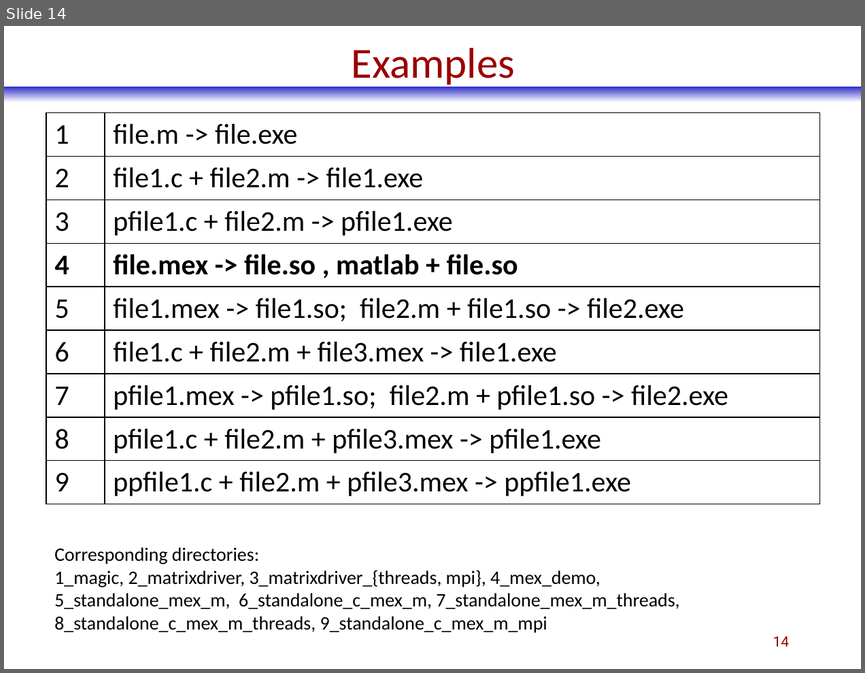
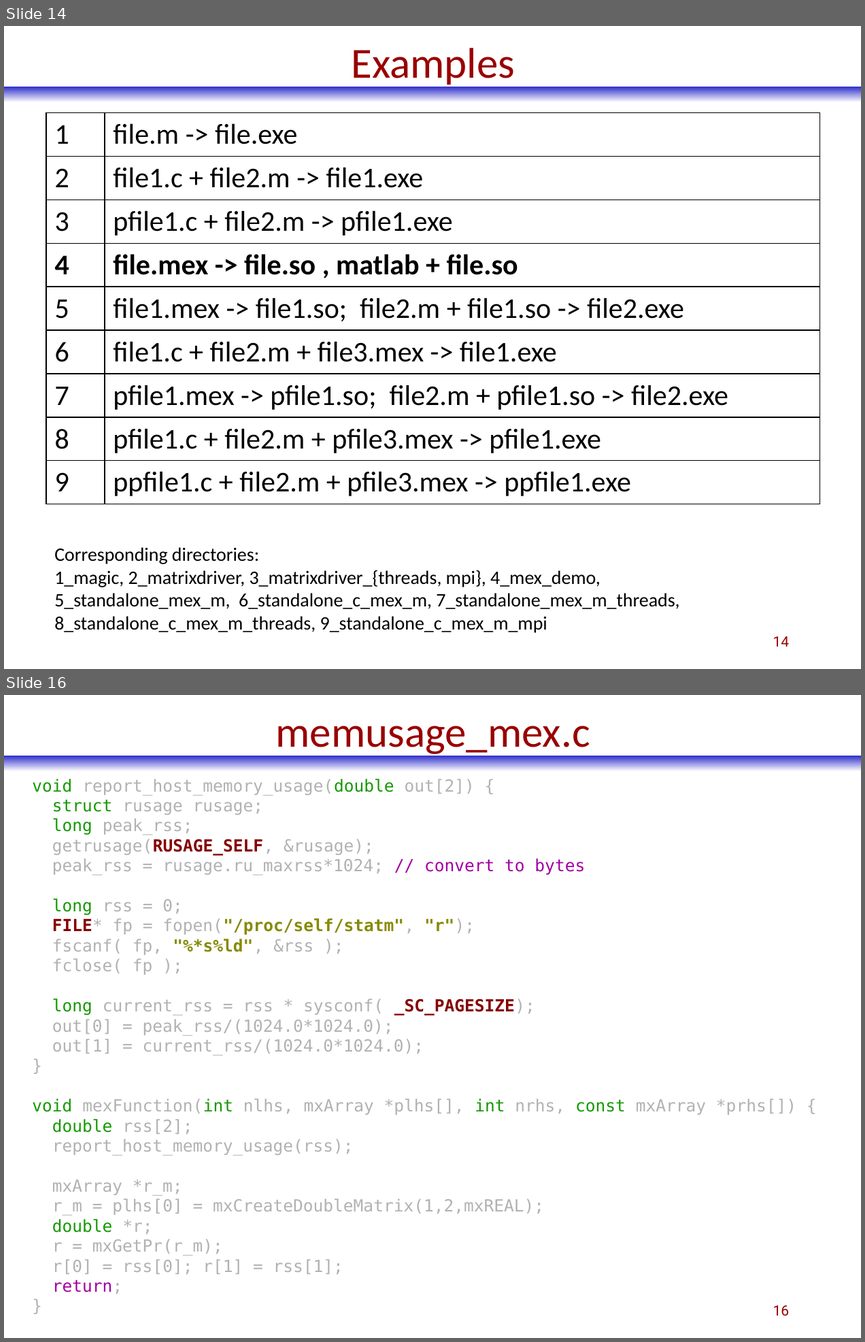
Before and after one commit to phadjido/matlab_compiler, a slide deck: ppt/EY.MatlabCompiler.pptx. Shown one above the other, each under a label of ours: slide 14 before the commit, slides 14 and 16 after it; the slides between them are not shown. The pictures are 865x673 and 865x1342 pixels, drawn with LibreOffice and Linux fonts; fonts in the diff are those of the drawing. Boxes give left, top, right and bottom in pixels: in the first picture for what was removed or moved away, otherwise in the second. Text is boxed around its words. In the diff, an @@ line names an element or a change of style, - is before the commit and + after.

```diff
--- a/ppt/EY.MatlabCompiler.pptx
+++ b/ppt/EY.MatlabCompiler.pptx
@@ slide 16 added at (x1=4, y1=695, x2=861, y2=1338), background #FFFFFF; not listed: 1 template element that a slide beside it also shows @@
@@ title added at (x1=276, y1=726, x2=590, y2=757), 36 pt, text #990000 @@
+memusage_mex.c
@@ text added at (x1=32, y1=779, x2=796, y2=1293), 14 pt, text #B2B2B2 @@
+void report_host_memory_usage(double out[2]) {
+struct rusage rusage;
+long peak_rss;
+getrusage(RUSAGE_SELF, &rusage);
+peak_rss = rusage.ru_maxrss*1024; // convert to bytes
+long rss = 0;
+FILE* fp = fopen("/proc/self/statm", "r");
+fscanf( fp, "%*s%ld", &rss );
+fclose( fp );
+long current_rss = rss * sysconf( _SC_PAGESIZE);
+out[0] = peak_rss/(1024.0*1024.0);
+out[1] = current_rss/(1024.0*1024.0);
+}
+void mexFunction(int nlhs, mxArray *plhs[], int nrhs, const mxArray *prhs[]) {
+double rss[2];
+report_host_memory_usage(rss);
+mxArray *r_m;
+r_m = plhs[0] = mxCreateDoubleMatrix(1,2,mxREAL);
+double *r;
+r = mxGetPr(r_m);
+r[0] = rss[0]; r[1] = rss[1];
+return;
+}
@@ page number added at (x1=773, y1=1305, x2=789, y2=1316), 12 pt, text #990000 @@
+16
```
Also in this commit, not shown: 2 slides changed, 13 other slides added, 1 other file.
